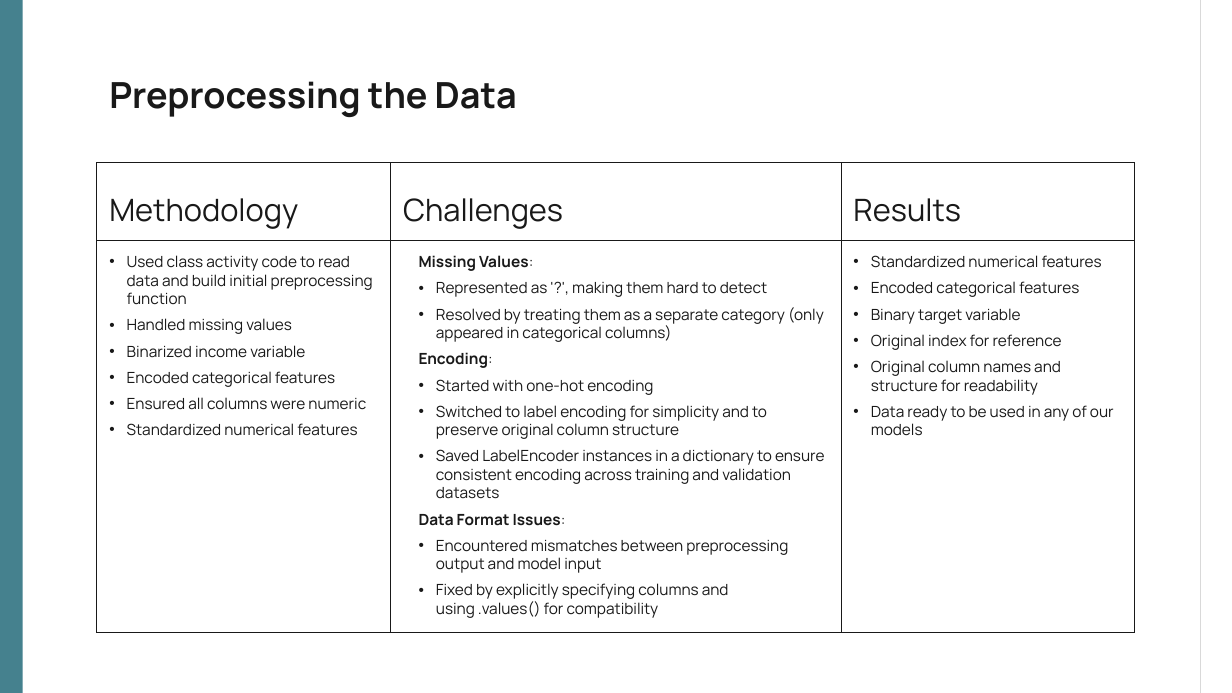
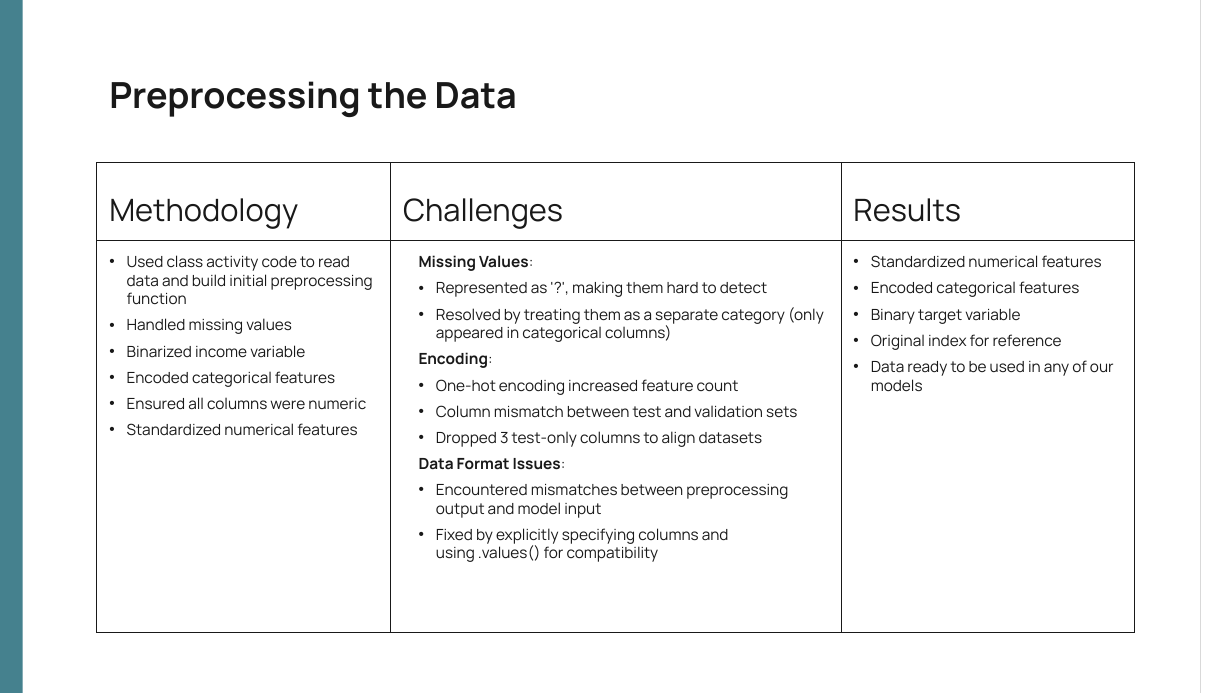
Before and after one commit to benmikeand/DASC41103_projects_team2, a slide deck: slide 3 of projects/project_1/results/Project_1_Presentation.pptx. Drawn at 1232x693 pixels with LibreOffice and Linux fonts; fonts in the diff are those of the drawing. Boxes give left, top, right and bottom in pixels: in the first picture for what was removed or moved away, otherwise in the second. Text is boxed around its words. In the diff, an @@ line names an element or a change of style, - is before the commit and + after.

```diff
--- a/projects/project_1/results/Project_1_Presentation.pptx
+++ b/projects/project_1/results/Project_1_Presentation.pptx
@@ subtitle at [436,379,797,447]: text changed @@
-• Started with one-hot encoding
-• Switched to label encoding for simplicity and to preserve original column structure
-• Saved LabelEncoder instances in a dictionary to ensure consistent encoding across training and validation datasets
+• One-hot encoding increased feature count
+• Column mismatch between test and validation sets
+• Dropped 3 test-only columns to align datasets
@@ subtitle at [871,360,1061,395]: paragraph removed @@
-• Original column names and structure for readability
```
Also in this commit, not shown: 4 other slides changed, 1 slide added, 1 slide removed.
